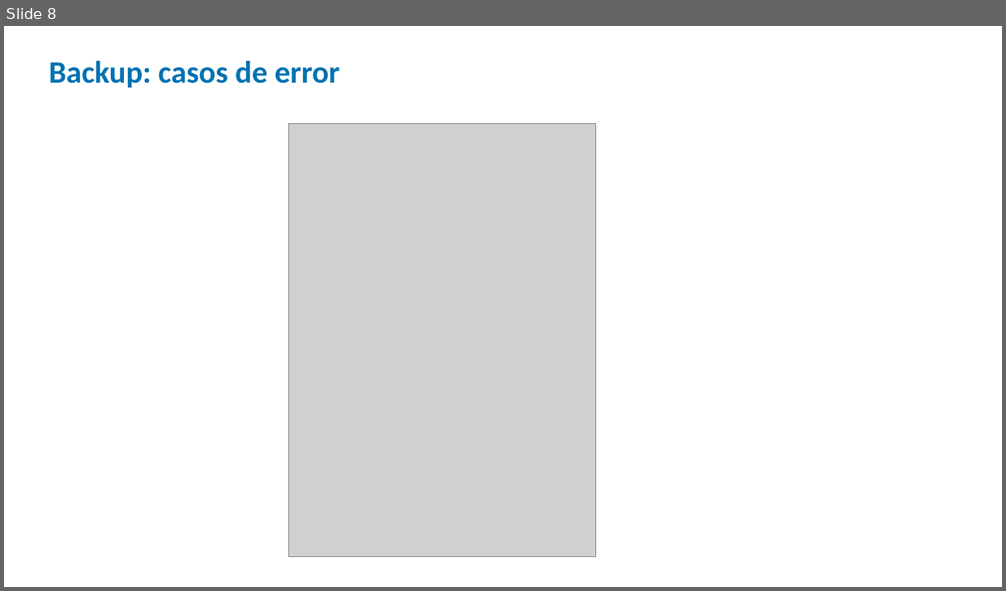
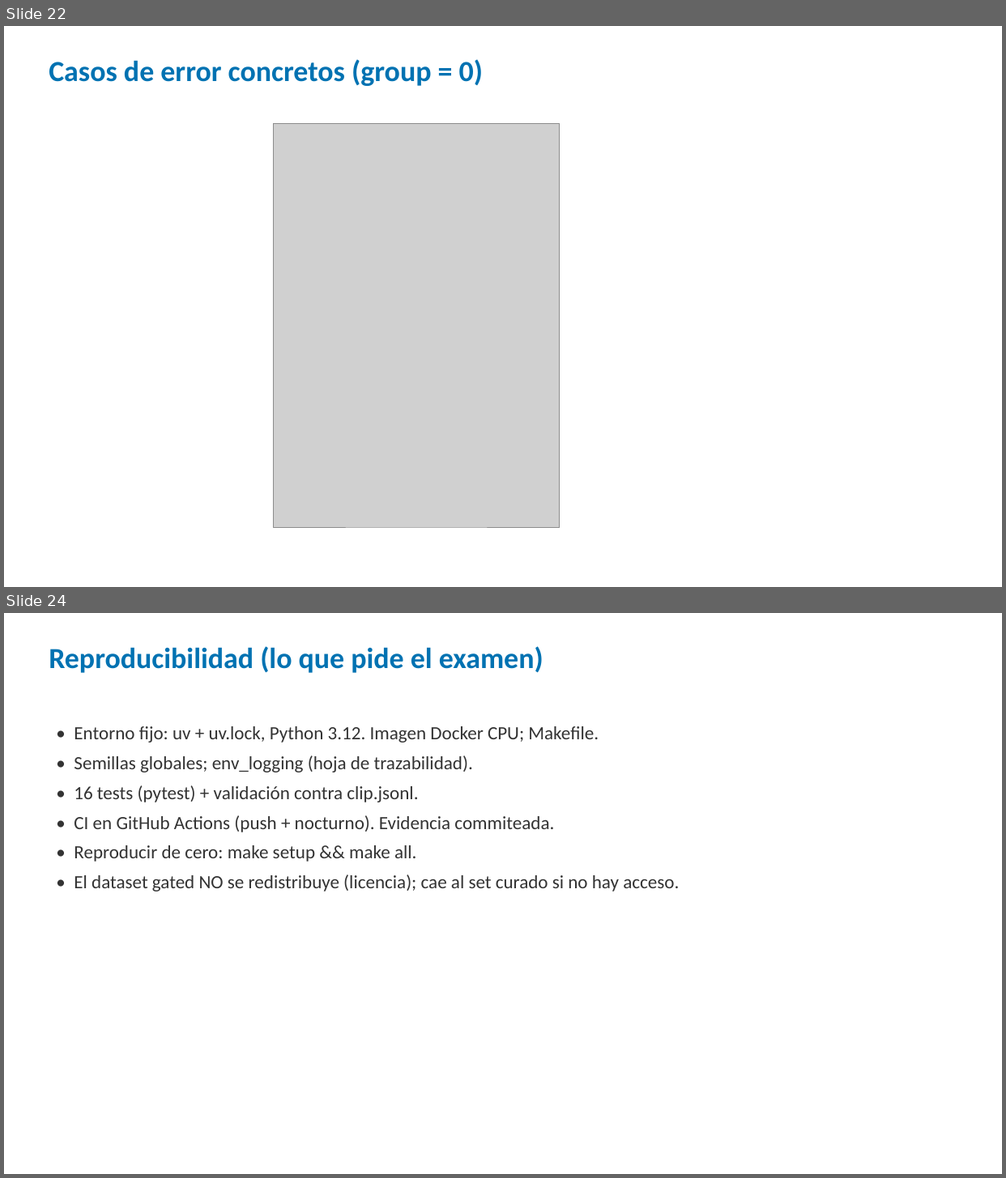
Before and after one commit to nielspac177/Winoground-Evaluating-CLIP-MCC225, a slide deck: slides/pptx/defensa_winoground.pptx. Shown one above the other, each under a label of ours: slide 8 before the commit, slides 22 and 24 after it; the slides between them are not shown. The pictures are 1006x591 and 1006x1178 pixels, drawn with LibreOffice and Linux fonts; fonts in the diff are those of the drawing; grey boxes stand for pictures. Boxes give left, top, right and bottom in pixels: in the first picture for what was removed or moved away, otherwise in the second. Text is boxed around its words. In the diff, an @@ line names an element or a change of style, - is before the commit and + after.

Commit message:
Amplía la presentación a 25 diapositivas (15 min) y añade guion con tiempos
- Beamer y PPTX reestructurados en 5 bloques: problema, método (C10), resultados, verificación, cierre.
- Explica par mínimo, las 3 métricas, azar 1/6, validación contra clip.jsonl, ceguera, checkpoints.
- docs/GUION_PRESENTACION.md: qué decir por slide, tiempos, demo en vivo y repreguntas.

```diff
--- a/slides/pptx/defensa_winoground.pptx
+++ b/slides/pptx/defensa_winoground.pptx
@@ slide 24 added at bbox=[4, 613, 1002, 1174], background #FFFFFF @@
@@ text added at bbox=[49, 646, 543, 673], 28 pt, text #0072B2, bold @@
+Reproducibilidad (lo que pide el examen)
@@ text added at bbox=[74, 726, 679, 892], 18 pt, text #333333 @@
+• Entorno fijo: uv + uv.lock, Python 3.12. Imagen Docker CPU; Makefile.
+• Semillas globales; env_logging (hoja de trazabilidad).
+• 16 tests (pytest) + validación contra clip.jsonl.
+• CI en GitHub Actions (push + nocturno). Evidencia commiteada.
+• Reproducir de cero: make setup && make all.
+• El dataset gated NO se redistribuye (licencia); cae al set curado si no hay acceso.
@@ what was slide 8 is now slide 22 @@
@@ slide 22 changed as well @@
@@ text at bbox=[49, 59, 483, 86]: text changed; size 30 to 28 pt @@
-Backup: casos de error
+Casos de error concretos (group = 0)
@@ picture: place and size @@
-picture at bbox=[288, 123, 595, 557]
+picture at bbox=[274, 123, 560, 527]
```
Also in this commit, not shown: 1 other slide changed, 26 other slides added, 6 slides removed, 4 other files.
